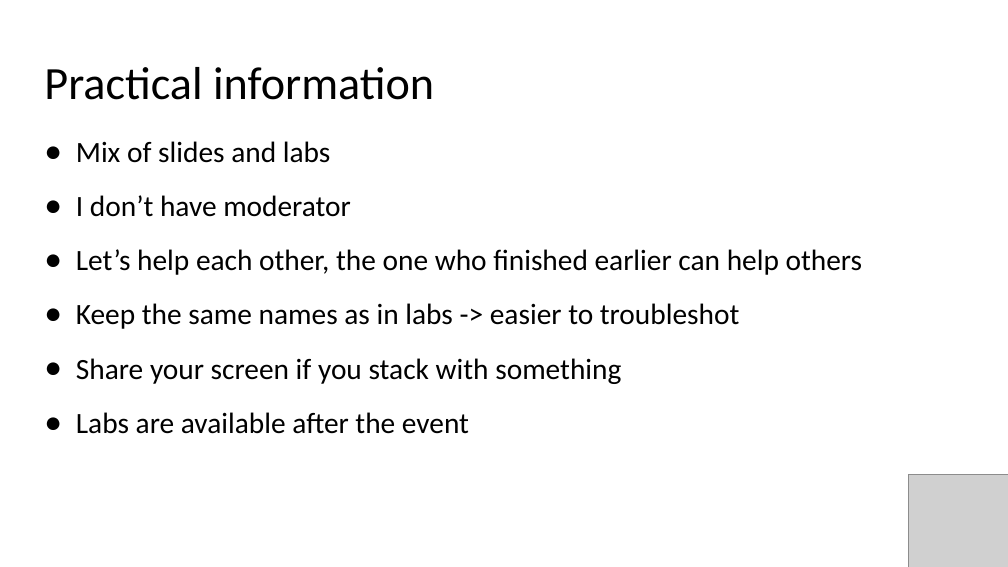
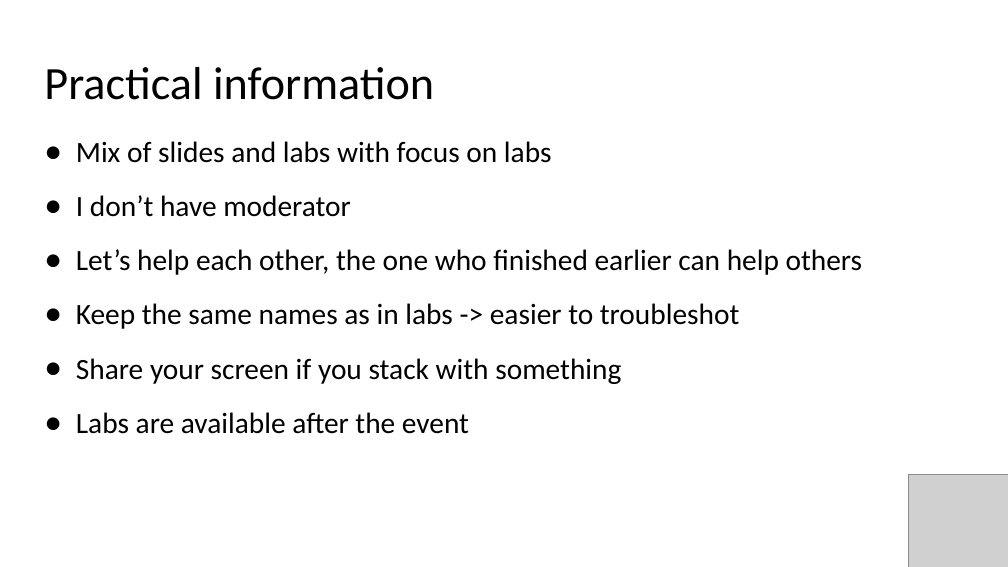
Before and after one commit to evgenyb/aks-workshops, a slide deck: slide 2 of 01-aks-and-k8s-101/slides/Introduction to AKS.pptx (slide 3 before the commit). Drawn at 1008x567 pixels with LibreOffice and Linux fonts; fonts in the diff are those of the drawing; grey boxes stand for pictures. Boxes give left, top, right and bottom in pixels: in the first picture for what was removed or moved away, otherwise in the second. Text is boxed around its words. In the diff, an @@ line names an element or a change of style, - is before the commit and + after.

```diff
--- a/01-aks-and-k8s-101/slides/Introduction to AKS.pptx
+++ b/01-aks-and-k8s-101/slides/Introduction to AKS.pptx
@@ text at (x1=76, y1=141, x2=552, y2=163): text changed @@
-● Mix of slides and labs
+● Mix of slides and labs with focus on labs
```
Also in this commit, not shown: 1 other slide changed, 8 slides added, 8 slides removed, 1 other file.
